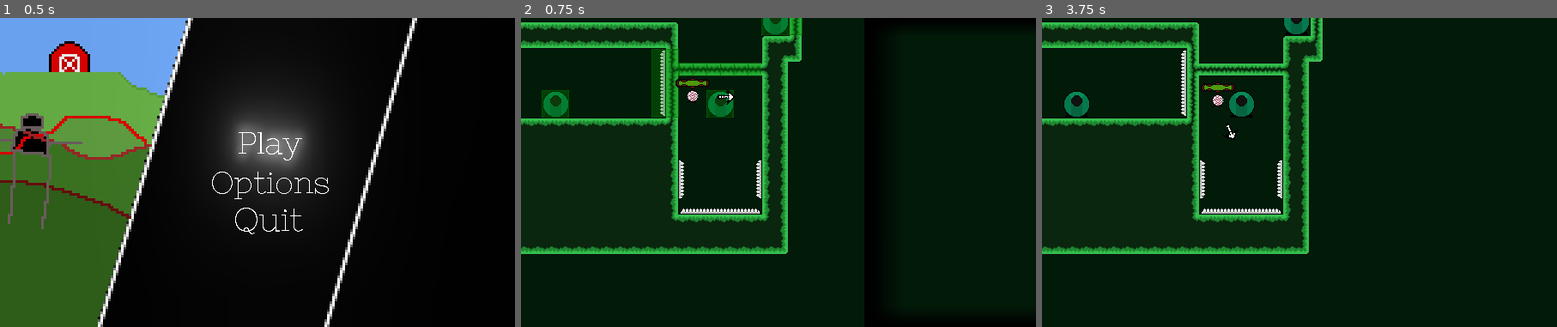
Above: before the commit, frames 1-3 (left to right).
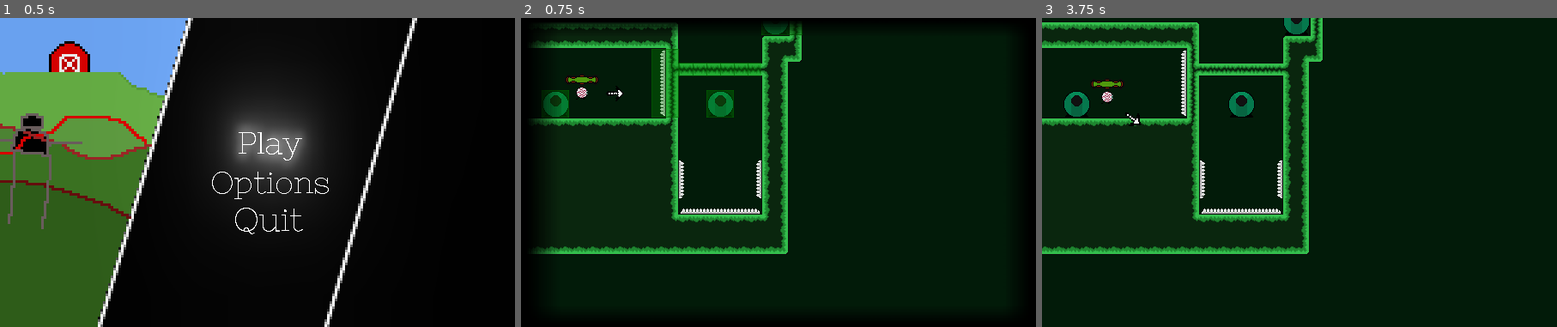
Above: after the commit, the same moments.

Repository: epimetheusgames/EyeSore
Game: Godot game, scene res://MainMenu.tscn
The game is run twice, just before and just after one commit, with the same random seed, the same clock (stepped at 60 frames per second) and the same inputs.
Inputs (mouse positions are in pixels of both pictures, inside the frame that each line leads up to):
- Up to frame 1 (0.5 s): no input
- Up to frame 2 (0.75 s): click (788, 144) at 0.5 s
- Up to frame 3 (3.75 s): tap Enter (ui_accept) every 0.75 s from 1.25 to 3.5 s; move the mouse to (1412, 157) at 1.27 s; hold D (movement_right) 1.28-2.78 s; click (1412, 157) at 1.35 s; tap Space (movement_jump) at 1.52, 2.27 s; move the mouse to (1196, 187) at 2.02 s; right-click (1196, 187) at 2.1 s; move the mouse to (1351, 104) at 2.77 s; hold A (movement_left) 2.78-3.53 s; tap Alt (self_destruct) at 2.85 s; move the mouse to (1273, 234) at 3.52 s; hold D (movement_right) from 3.53 s (still down); tap E (switch_wire_ui) at 3.6 s

Frame 1 is identical in both runs. In frame 2, 9.4% of the frame differs, in the area x 0-100%, y 0-100%; in frame 3, 0.4%.

Commit message:
Added functionality for custom starting positions

Diff:
--- a/OGPC_Project_Native_Directory/Levels/Level_Script.gd
+++ b/OGPC_Project_Native_Directory/Levels/Level_Script.gd
@@ -44,9 +44,8 @@
 	# This function is responsible for setting all of that stuff that the player would
 	# Explode if they didn't have. I know right remove one line of code and you could
 	# Reset your health just by clicking exit to menu. Lol that I didn't let that happen.
+	# I sound very stuckup don't I
 	health = healthp
-	player_position = player_positionp
-	spawnpoint = spawnpointp
 	enemy1s = enemy1sp
 	enemy2s = enemy2sp
 	pixelated_bosses = pixelated_bossesp
@@ -54,8 +53,11 @@
 func set_player_spawnpoint_and_position_reality(health, player_position, spawnpoint, enemy1s, enemy2s, pixelated_bosses, tree):
 	# The function above, but all those crazy exploits are fixed but I wanted to keep
 	# that for reference. and other functions break without it so I'll just keep it.
-	$Save_Functionality/Player_Body.respawn_position = spawnpoint
-	$Save_Functionality/Player_Body.position = player_position
+
+	# BTW The player's position isn't actually set here (lol), it used to but it doesn't
+	# Now it's set in the _ready function in Save_Functionality so that custom spawnpoints
+	# Could be a thing, but I didn't want to change the name and it's still somewhat
+	# (WELL ...) relevant.
 
 	var enemy1_nodes = tree.get_nodes_in_group("enemy1group")
 	var enemy2_nodes = tree.get_nodes_in_group("enemy2group")
@@ -92,6 +94,8 @@
 		item.point1.y = enemy2s_list[enemy2_node]["start_position_y"]
 		item.point2.x = enemy2s_list[enemy2_node]["end_position_x"]
 		item.point2.y = enemy2s_list[enemy2_node]["end_position_y"]
+
+	print($Save_Functionality/Player_Body.position)
 
 func is_point_on_connections(point):
 	var mouse_on_map = $Save_Functionality/Connections_TileMap.world_to_map(point)
@@ -156,5 +160,6 @@
 			wire.wire_ui = false
 
 	if not loaded:
+		print(player.position)
 		loaded = true
 		set_player_spawnpoint_and_position_reality(health, player_position, spawnpoint, enemy1s, enemy2s, pixelated_bosses, get_tree())
--- a/OGPC_Project_Native_Directory/Levels/Noah'sPuzzleLevel.tscn
+++ b/OGPC_Project_Native_Directory/Levels/Noah'sPuzzleLevel.tscn
@@ -45,6 +45,10 @@
 [node name="Save_Functionality" type="Node2D" parent="."]
 script = ExtResource( 8 )
 
+[node name="PlayerSpawnPos" type="Node2D" parent="Save_Functionality"]
+position = Vector2( -129, -4 )
+scale = Vector2( 1e-05, 1e-05 )
+
 [node name="TileMap" parent="Save_Functionality" instance=ExtResource( 6 )]
 z_index = -1
 tile_data = PoolIntArray( -917497, 0, 65536, -851961, 0, 196608, -720889, 0, 65536, -720887, 6, 0, -655353, 0, 131072,  …(5898 unchanged characters)…
@@ -71,20 +75,17 @@
 current = true
 
 [node name="WireUIBox" parent="Save_Functionality" instance=ExtResource( 3 )]
-position = Vector2( 500, 80 )
+position = Vector2( 100, 80 )
 scale = Vector2( 2.34375, 1.40625 )
 
 [node name="Checkpoint" parent="Save_Functionality" instance=ExtResource( 5 )]
 position = Vector2( 32, -5.96046e-08 )
-scale = Vector2( 1, 1 )
 
 [node name="Checkpoint2" parent="Save_Functionality" instance=ExtResource( 5 )]
 position = Vector2( -160, 3.55271e-15 )
-scale = Vector2( 1, 1 )
 
 [node name="Checkpoint3" parent="Save_Functionality" instance=ExtResource( 5 )]
 position = Vector2( 96, -96 )
-scale = Vector2( 1, 1 )
 
 [editable path="Save_Functionality/Player_Body"]
 [editable path="Save_Functionality/WireUIBox"]
--- a/OGPC_Project_Native_Directory/Player.gd
+++ b/OGPC_Project_Native_Directory/Player.gd
@@ -74,10 +74,13 @@
 # the buffer for leaving the ground and still jumping
 export var ground_buffer = 6
 
+var start_position = respawn_position
 
 func _ready():
 	self.show()
 	$Death_Anim_Transition.stop_anim()
+	respawn_position = position
+	print("player" + str(start_position))
 
 # anything that needs to be in a consistent update cycle goes here
 func _physics_process(delta):
@@ -295,7 +298,7 @@
 		get_parent().add_child(death_particles)
 
 func force_death():
-	position = Vector2.ZERO
+	position = start_position
 
 func _on_Death_Animation_Timer_timeout():
 	$AnimatedSprite.show()
--- a/OGPC_Project_Native_Directory/Player.tscn
+++ b/OGPC_Project_Native_Directory/Player.tscn
@@ -17,120 +17,10 @@
 atlas = ExtResource( 12 )
 region = Rect2( 0, 0, 16, 16 )
 
-[sub_resource type="AtlasTexture" id=86]
-flags = 1
-atlas = ExtResource( 6 )
-region = Rect2( 192, 0, 16, 16 )
-
-[sub_resource type="AtlasTexture" id=94]
-flags = 1
-atlas = ExtResource( 12 )
-region = Rect2( 288, 0, 16, 16 )
-
-[sub_resource type="AtlasTexture" id=95]
-flags = 1
-atlas = ExtResource( 12 )
-region = Rect2( 304, 0, 16, 16 )
-
-[sub_resource type="AtlasTexture" id=96]
-flags = 1
-atlas = ExtResource( 12 )
-region = Rect2( 320, 0, 16, 16 )
-
-[sub_resource type="AtlasTexture" id=97]
-flags = 1
-atlas = ExtResource( 12 )
-region = Rect2( 336, 0, 16, 16 )
-
-[sub_resource type="AtlasTexture" id=98]
-flags = 1
-atlas = ExtResource( 12 )
-region = Rect2( 352, 0, 16, 16 )
-
-[sub_resource type="AtlasTexture" id=99]
-flags = 1
-atlas = ExtResource( 12 )
-region = Rect2( 368, 0, 16, 16 )
-
-[sub_resource type="AtlasTexture" id=100]
-flags = 1
-atlas = ExtResource( 12 )
-region = Rect2( 384, 0, 16, 16 )
-
-[sub_resource type="AtlasTexture" id=101]
-flags = 1
-atlas = ExtResource( 12 )
-region = Rect2( 400, 0, 16, 16 )
-
-[sub_resource type="AtlasTexture" id=102]
-flags = 1
-atlas = ExtResource( 12 )
-region = Rect2( 416, 0, 16, 16 )
-
-[sub_resource type="AtlasTexture" id=103]
-flags = 1
-atlas = ExtResource( 12 )
-region = Rect2( 432, 0, 16, 16 )
-
-[sub_resource type="AtlasTexture" id=104]
-flags = 1
-atlas = ExtResource( 12 )
-region = Rect2( 448, 0, 16, 16 )
-
 [sub_resource type="AtlasTexture" id=61]
 flags = 1
 atlas = ExtResource( 6 )
 region = Rect2( 96, 0, 16, 16 )
-
-[sub_resource type="AtlasTexture" id=56]
-flags = 1
-atlas = ExtResource( 6 )
-region = Rect2( 16, 0, 16, 16 )
-
-[sub_resource type="AtlasTexture" id=57]
-flags = 1
-atlas = ExtResource( 6 )
-region = Rect2( 32, 0, 16, 16 )
-
-[sub_resource type="AtlasTexture" id=58]
-flags = 1
-atlas = ExtResource( 6 )
-region = Rect2( 48, 0, 16, 16 )
-
-[sub_resource type="AtlasTexture" id=59]
-flags = 1
-atlas = ExtResource( 6 )
-region = Rect2( 64, 0, 16, 16 )
-
-[sub_resource type="AtlasTexture" id=60]
-flags = 1
-atlas = ExtResource( 6 )
-region = Rect2( 80, 0, 16, 16 )
-
-[sub_resource type="AtlasTexture" id=62]
-flags = 1
-atlas = ExtResource( 6 )
-region = Rect2( 112, 0, 16, 16 )
-
-[sub_resource type="AtlasTexture" id=63]
-flags = 1
-atlas = ExtResource( 6 )
-region = Rect2( 128, 0, 16, 16 )
-
-[sub_resource type="AtlasTexture" id=64]
-flags = 1
-atlas = ExtResource( 6 )
-region = Rect2( 144, 0, 16, 16 )
-
-[sub_resource type="AtlasTexture" id=65]
-flags = 1
-atlas = ExtResource( 6 )
-region = Rect2( 160, 0, 16, 16 )
-
-[sub_resource type="AtlasTexture" id=66]
-flags = 1
-atlas = ExtResource( 6 )
-region = Rect2( 176, 0, 16, 16 )
 
 [sub_resource type="AtlasTexture" id=78]
 flags = 1
@@ -176,6 +66,116 @@
 flags = 1
 atlas = ExtResource( 12 )
 region = Rect2( 80, 0, 16, 16 )
+
+[sub_resource type="AtlasTexture" id=86]
+flags = 1
+atlas = ExtResource( 6 )
+region = Rect2( 192, 0, 16, 16 )
+
+[sub_resource type="AtlasTexture" id=94]
+flags = 1
+atlas = ExtResource( 12 )
+region = Rect2( 288, 0, 16, 16 )
+
+[sub_resource type="AtlasTexture" id=95]
+flags = 1
+atlas = ExtResource( 12 )
+region = Rect2( 304, 0, 16, 16 )
+
+[sub_resource type="AtlasTexture" id=96]
+flags = 1
+atlas = ExtResource( 12 )
+region = Rect2( 320, 0, 16, 16 )
+
+[sub_resource type="AtlasTexture" id=97]
+flags = 1
+atlas = ExtResource( 12 )
+region = Rect2( 336, 0, 16, 16 )
+
+[sub_resource type="AtlasTexture" id=98]
+flags = 1
+atlas = ExtResource( 12 )
+region = Rect2( 352, 0, 16, 16 )
+
+[sub_resource type="AtlasTexture" id=99]
+flags = 1
+atlas = ExtResource( 12 )
+region = Rect2( 368, 0, 16, 16 )
+
+[sub_resource type="AtlasTexture" id=100]
+flags = 1
+atlas = ExtResource( 12 )
+region = Rect2( 384, 0, 16, 16 )
+
+[sub_resource type="AtlasTexture" id=101]
+flags = 1
+atlas = ExtResource( 12 )
+region = Rect2( 400, 0, 16, 16 )
+
+[sub_resource type="AtlasTexture" id=102]
+flags = 1
+atlas = ExtResource( 12 )
+region = Rect2( 416, 0, 16, 16 )
+
+[sub_resource type="AtlasTexture" id=103]
+flags = 1
+atlas = ExtResource( 12 )
+region = Rect2( 432, 0, 16, 16 )
+
+[sub_resource type="AtlasTexture" id=104]
+flags = 1
+atlas = ExtResource( 12 )
+region = Rect2( 448, 0, 16, 16 )
+
+[sub_resource type="AtlasTexture" id=56]
+flags = 1
+atlas = ExtResource( 6 )
+region = Rect2( 16, 0, 16, 16 )
+
+[sub_resource type="AtlasTexture" id=57]
+flags = 1
+atlas = ExtResource( 6 )
+region = Rect2( 32, 0, 16, 16 )
+
+[sub_resource type="AtlasTexture" id=58]
+flags = 1
+atlas = ExtResource( 6 )
+region = Rect2( 48, 0, 16, 16 )
+
+[sub_resource type="AtlasTexture" id=59]
+flags = 1
+atlas = ExtResource( 6 )
+region = Rect2( 64, 0, 16, 16 )
+
+[sub_resource type="AtlasTexture" id=60]
+flags = 1
+atlas = ExtResource( 6 )
+region = Rect2( 80, 0, 16, 16 )
+
+[sub_resource type="AtlasTexture" id=62]
+flags = 1
+atlas = ExtResource( 6 )
+region = Rect2( 112, 0, 16, 16 )
+
+[sub_resource type="AtlasTexture" id=63]
+flags = 1
+atlas = ExtResource( 6 )
+region = Rect2( 128, 0, 16, 16 )
+
+[sub_resource type="AtlasTexture" id=64]
+flags = 1
+atlas = ExtResource( 6 )
+region = Rect2( 144, 0, 16, 16 )
+
+[sub_resource type="AtlasTexture" id=65]
+flags = 1
+atlas = ExtResource( 6 )
+region = Rect2( 160, 0, 16, 16 )
+
+[sub_resource type="AtlasTexture" id=66]
+flags = 1
+atlas = ExtResource( 6 )
+region = Rect2( 176, 0, 16, 16 )
 
 [sub_resource type="SpriteFrames" id=1]
 animations = [ {
@@ -184,35 +184,35 @@
 "name": "Idle_Left",
 "speed": 5.0
 }, {
+"frames": [ SubResource( 61 ) ],
+"loop": true,
+"name": "Idle_Right",
+"speed": 5.0
+}, {
+"frames": [ SubResource( 78 ), SubResource( 79 ), SubResource( 80 ) ],
+"loop": false,
+"name": "Jumping_Center",
+"speed": 15.0
+}, {
+"frames": [ SubResource( 87 ), SubResource( 88 ), SubResource( 89 ) ],
+"loop": false,
+"name": "Jumping_Left",
+"speed": 15.0
+}, {
+"frames": [ SubResource( 90 ), SubResource( 91 ), SubResource( 92 ) ],
+"loop": false,
+"name": "Jumping_Right",
+"speed": 15.0
+}, {
 "frames": [ SubResource( 86 ), SubResource( 94 ), SubResource( 95 ), SubResource( 96 ), SubResource( 97 ), SubResource( 98 ), SubResource( 99 ), SubResource( 100 ), SubResource( 101 ), SubResource( 102 ), SubResource( 103 ), SubResource( 104 ) ],
 "loop": true,
 "name": "Walking_Left",
 "speed": 20.0
 }, {
-"frames": [ SubResource( 61 ) ],
-"loop": true,
-"name": "Idle_Right",
-"speed": 5.0
-}, {
 "frames": [ SubResource( 56 ), SubResource( 57 ), SubResource( 58 ), SubResource( 59 ), SubResource( 60 ), SubResource( 61 ), SubResource( 62 ), SubResource( 63 ), SubResource( 64 ), SubResource( 65 ), SubResource( 66 ) ],
 "loop": true,
 "name": "Walking_Right",
 "speed": 20.0
-}, {
-"frames": [ SubResource( 78 ), SubResource( 79 ), SubResource( 80 ) ],
-"loop": false,
-"name": "Jumping_Center",
-"speed": 15.0
-}, {
-"frames": [ SubResource( 87 ), SubResource( 88 ), SubResource( 89 ) ],
-"loop": false,
-"name": "Jumping_Left",
-"speed": 15.0
-}, {
-"frames": [ SubResource( 90 ), SubResource( 91 ), SubResource( 92 ) ],
-"loop": false,
-"name": "Jumping_Right",
-"speed": 15.0
 } ]
 
 [sub_resource type="CapsuleShape2D" id=93]
--- a/OGPC_Project_Native_Directory/Save_Data.gd
+++ b/OGPC_Project_Native_Directory/Save_Data.gd
@@ -49,9 +49,29 @@
 	"res://Levels/Noah'sPuzzleLevel.tscn"
 ]
 
+func _ready():
+	# Yes this is where the player's respawn pos is set.
+	var spawn_pos = get_node("PlayerSpawnPos")
+
+	if spawn_pos != null:
+		# If there is a set spawn pos then do this stuff
+		data["player"]["respawn_position_x"] = spawn_pos.position.x
+		data["player"]["respawn_position_y"] = spawn_pos.position.y
+		$Player_Body.respawn_position = spawn_pos.position
+		$Player_Body.position = spawn_pos.position
+		$Player_Body.start_position = spawn_pos.position
+		print($Player_Body.self_position)
+	else:
+		# Otherwise (first check if we're not in the main menu or something,)
+		# set the positions to 0,0. This is just for older scenes to still work.
+		if get_node("Player_Body") != null:
+			$Player_Body.respawn_position = Vector2.ZERO
+			$Player_Body.position = Vector2.ZERO
+			$Player_Body.start_position = Vector2.ZERO
+
 func save_audio(music, sfx):
 	data["keybinds"] = get_game_data()[4]
-	data["keybinds"]["music-audio"] = music # Ya I know I'll rename the file to game-unspecific-data.json
+	data["keybinds"]["music-audio"] = music # Well that's done now. (totally)
 	data["keybinds"]["sfx-audio"] = sfx
 
 func save_checkpoint(checkpoint_position):
